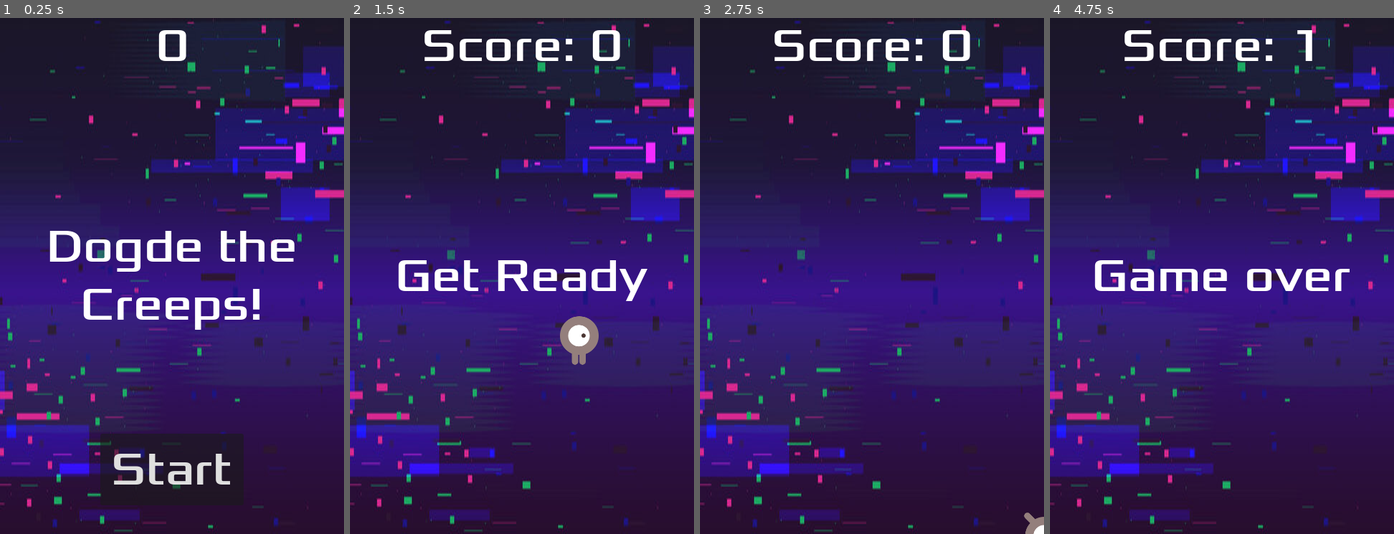
Above: before the commit, frames 1-4 (left to right).
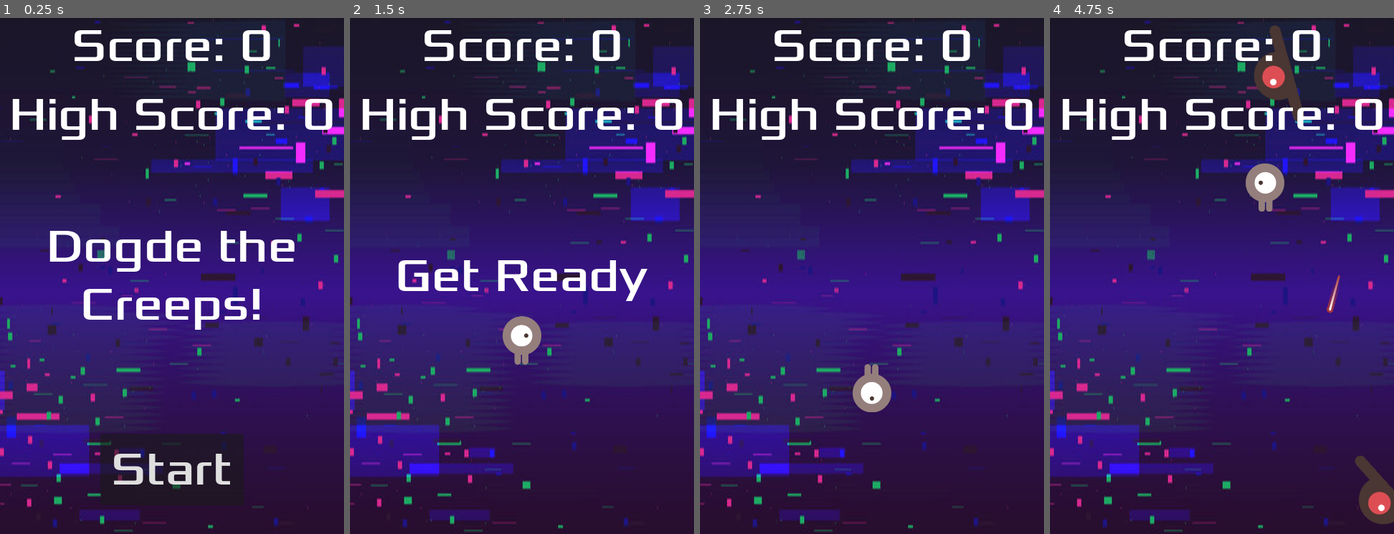
Above: after the commit, the same moments.

Repository: Christio02/first-godot-game
Game: Godot game, scene res://main.tscn
The game is run twice, just before and just after one commit, with the same random seed, the same clock (stepped at 60 frames per second) and the same inputs.
Inputs (mouse positions are in pixels of both pictures, inside the frame that each line leads up to):
- Up to frame 1 (0.25 s): no input
- Up to frame 2 (1.5 s): click "Start" at 0.5 s; tap Enter at 1.25 s; move the mouse to (597, 250) at 1.27 s; hold D (move_right) from 1.28 s (still down); click (597, 250) at 1.35 s
- Up to frame 3 (2.75 s): move the mouse to (803, 301) at 2.02 s; release D (move_right) at 2.03 s; hold S (move_down) from 2.03 s (still down); click (803, 301) at 2.1 s
- Up to frame 4 (4.75 s): move the mouse to (1256, 162) at 2.77 s; release S (move_down) at 2.78 s; hold D (move_right) 2.78-3.53 s; click (1256, 162) at 2.85 s; move the mouse to (1204, 379) at 3.52 s; hold W (move_up) 3.53-4.28 s; click (1204, 379) at 3.6 s; move the mouse to (1325, 353) at 4.27 s; hold A (move_left) from 4.28 s (still down); click (1325, 353) at 4.35 s

The runs differ from the first frame. In frame 1, 3.6% of the frame differs, in the area x 3-97%, y 2-24%; in frame 2, 3.6%; in frame 3, 3.0%; in frame 4, 7.0%, in the area x 3-100%, y 1-99%.

Commit message:
feat: add high score system

Diff:
--- a/HUD.gd
+++ b/HUD.gd
@@ -9,8 +9,11 @@
 	$Message.show()
 	$MessageTimer.start()
 
-func show_game_over() -> void:
-	show_message("Game over")
+func show_game_over(final_score: int, high_score: int) -> void:
+	if final_score > high_score:
+		show_message("New High Score!")
+	else:
+		show_message("Game Over")
 	# wait for message to timeout
 	await $MessageTimer.timeout
 	$Message.text = "Dodge the creeps!"
@@ -20,8 +23,10 @@
 	$StartButton.show()
 
 func update_score(score) -> void:
-	$ScoreLabel.text = "Score: {score}".format({"score": score})
+	$ScoreLabel.text = "Score: %s" % score
 
+func update_high_score(highscore) -> void:
+	$HighScoreLabel.text = "High Score: %s" % highscore
 
 
 func _on_start_button_pressed() -> void:
--- a/HUD.tscn
+++ b/HUD.tscn
@@ -69,5 +69,19 @@
 wait_time = 2.0
 one_shot = true
 
+[node name="HighScoreLabel" type="Label" parent="."]
+anchors_preset = 5
+anchor_left = 0.5
+anchor_right = 0.5
+offset_top = 96.0
+offset_right = 1.0
+offset_bottom = 119.0
+grow_horizontal = 2
+theme_override_fonts/font = ExtResource("2_vow1y")
+theme_override_font_sizes/font_size = 64
+text = "0"
+horizontal_alignment = 1
+vertical_alignment = 1
+
 [connection signal="pressed" from="StartButton" to="." method="_on_start_button_pressed"]
 [connection signal="timeout" from="MessageTimer" to="." method="_on_message_timer_timeout"]
--- a/main.gd
+++ b/main.gd
@@ -1,31 +1,69 @@
 extends Node
 
 @export var mob_scene: PackedScene
-var score
+var score: int = 0
+var highscore: int = 0
+var save_path: String = "user://score.save"
+
+
+func _ready() -> void:
+	$Music.play() # init before clicking start
+	$HUD.update_score(0)
+	load_score()
+
+func save_score() -> void:
+	if score > highscore:
+		highscore = score
+		var file: FileAccess = FileAccess.open(save_path, FileAccess.WRITE)
+		if file:
+			file.store_var(highscore)
+			file.close()
+			print("New highscore saved: ", highscore)
+		else:
+			print("Error: Could not open file for writing")
+
+func load_score() -> void:
+	if FileAccess.file_exists(save_path):
+		var file: FileAccess = FileAccess.open(save_path, FileAccess.READ)
+		if file:
+			highscore = file.get_var()
+			file.close()
+			print("Highscore loaded: ", highscore)
+		else:
+			print("Error: Could not open file for reading")
+			highscore = 0
+	else:
+		print("Save file not found, creating new one")
+		highscore = 0
+
+	$HUD.update_high_score(highscore)
+
+
 
 func game_over() -> void:
-	$ScoreTimer.stop()
 	$MobTimer.stop()
-	$HUD.show_game_over()
+	$HUD.show_game_over(score, highscore)
+	save_score()
 	$Music.stop()
 	$DeathSound.play()
 
 
-func new_game():
+func new_game() -> void:
 	get_tree().call_group("mobs", "queue_free")
 	score = 0
 	$Player.start($StartPosition.position)
 	$StartTimer.start()
 	$HUD.update_score(score)
+	$HUD.update_high_score(highscore)
 	$HUD.show_message("Get Ready")
 	if !$Music.playing: # if false, play music
 		$Music.play()
 
 
-func _ready() -> void:
-	$Music.play() # init before clicking start
 
-func _on_mob_timer_timeout():
+
+
+func _on_mob_timer_timeout() -> void:
 	# Create a new instance of the Mob scene.
 	var mob: Node = mob_scene.instantiate()
 
@@ -42,17 +80,15 @@
 	mob.rotation = direction
 
 	# get a random velocity
-	var velocity: Vector2 = Vector2(randf_range(150.0, 250.0), 0.0)
+	var velocity: Vector2 = Vector2(randf_range(200.0, 300.0), 0.0)
 	mob.linear_velocity = velocity.rotated(direction)
 
 	# spawn mob
 	add_child(mob)
 
+func _on_start_timer_timeout() -> void:
+	$MobTimer.start()
 
-func _on_score_timer_timeout():
+func _on_projectile_mob_hit():
 	score += 1
 	$HUD.update_score(score)
-
-func _on_start_timer_timeout():
-	$MobTimer.start()
-	$ScoreTimer.start()
--- a/main.tscn
+++ b/main.tscn
@@ -32,8 +32,6 @@
 [node name="MobTimer" type="Timer" parent="."]
 wait_time = 0.5
 
-[node name="ScoreTimer" type="Timer" parent="."]
-
 [node name="StartTimer" type="Timer" parent="."]
 wait_time = 2.0
 one_shot = true
@@ -60,6 +58,5 @@
 
 [connection signal="hit" from="Player" to="." method="game_over"]
 [connection signal="timeout" from="MobTimer" to="." method="_on_mob_timer_timeout"]
-[connection signal="timeout" from="ScoreTimer" to="." method="_on_score_timer_timeout"]
 [connection signal="timeout" from="StartTimer" to="." method="_on_start_timer_timeout"]
 [connection signal="start_game" from="HUD" to="." method="new_game"]
--- a/player.gd
+++ b/player.gd
@@ -18,10 +18,17 @@
 	hide()
 
 
+func allowed_playing() -> bool:
+	if not get_parent().get_node("MobTimer").time_left > 0 or not visible:
+		return false
+	else:
+		return true
 
 
 # Called every frame. 'delta' is the elapsed time since the previous frame.
 func _process(delta: float) -> void:
+	if !allowed_playing():
+		return
 	var velocity: Vector2 = Vector2.ZERO
 
 	velocity = player_control()
@@ -48,13 +55,14 @@
 		shoot()
 
 func shoot() -> void:
-	if not visible or not get_parent().get_node("MobTimer").time_left > 0:
+	if !allowed_playing():
 		return
 	var p: Node = Projectile.instantiate()
 	owner.add_child(p)
 	var mouse_pos: Vector2 = get_global_mouse_position()
 	var direction: Vector2 = (mouse_pos - global_position).normalized()
 	p.start(position, direction, direction.angle())
+	p.mob_hit.connect(get_parent()._on_projectile_mob_hit)
 	$GunSound.play()
 
 
--- a/projectile.gd
+++ b/projectile.gd
@@ -1,6 +1,8 @@
 extends Area2D
 @export var speed: int = 450
 var direction: Vector2
+signal mob_hit
+
 
 
 
@@ -20,4 +22,7 @@
 func _on_Projectile_body_entered(body: Node2D):
 	if body.is_in_group("mobs"):
 		body.queue_free() # delete mob on hit
+		# signal "main" and update score
+		mob_hit.emit()
+
 	queue_free() # also delete projectile
--- a/projectile.tscn
+++ b/projectile.tscn
@@ -22,3 +22,4 @@
 shape = SubResource("CapsuleShape2D_qxf0c")
 
 [connection signal="body_entered" from="." to="." method="_on_Projectile_body_entered"]
+[connection signal="mob_hit" from="." to="." method="_on_mob_hit"]
